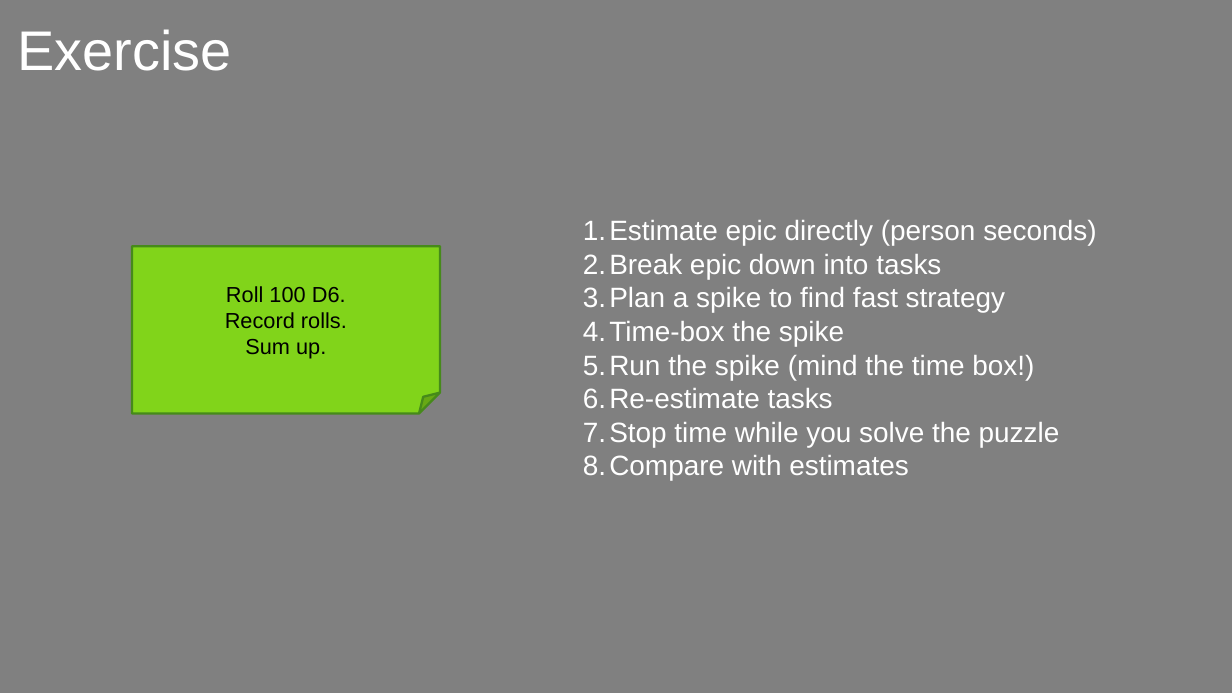
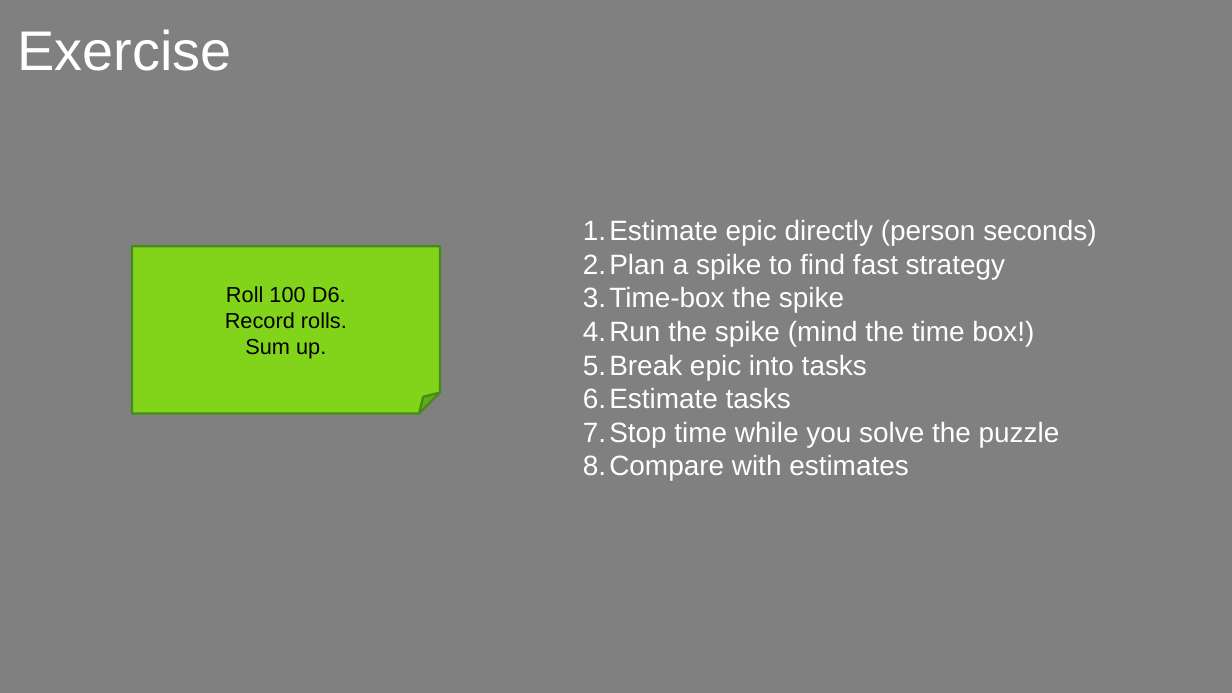
Before and after one commit to exasol/tutorials, a slide deck: slide 35 of estimating/estimating.odp (slide 29 before the commit). Drawn at 1232x693 pixels with LibreOffice and Linux fonts; fonts in the diff are those of the drawing; background and template pictures are left out. Boxes give left, top, right and bottom in pixels: in the first picture for what was removed or moved away, otherwise in the second. Text is boxed around its words. In the diff, an @@ line names an element or a change of style, - is before the commit and + after.

```diff
--- a/estimating/estimating.odp
+++ b/estimating/estimating.odp
@@ text at [609,254,941,279]: paragraph removed @@
-2. Break epic down into tasks
@@ text at [609,355,867,408]: text changed @@
-6. Re-estimate tasks
+5. Break epic into tasks
+6. Estimate tasks
```
Also in this commit, not shown: 10 other slides changed, 6 slides added.
